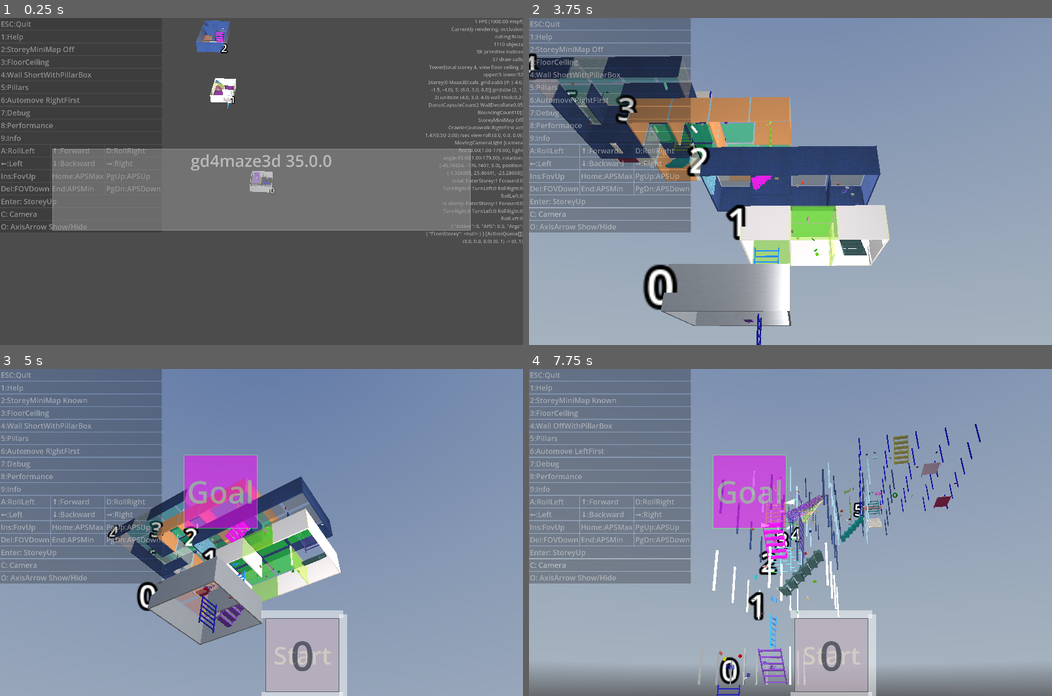
Above: before the commit, frames 1-4 (two rows, left to right).
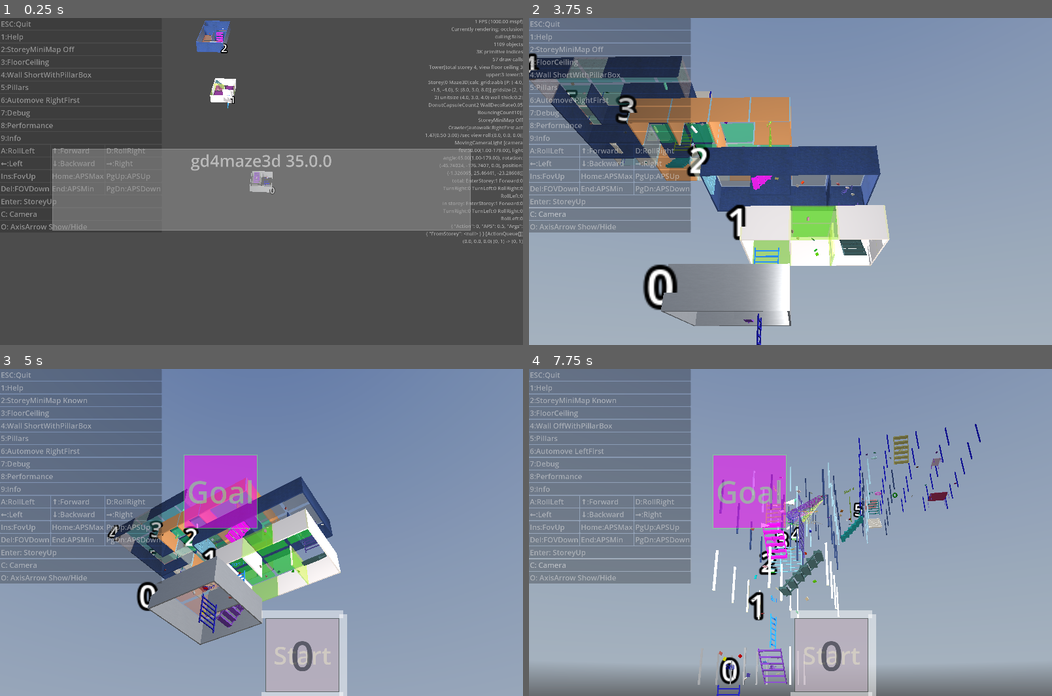
Above: after the commit, the same moments.

Repository: kasworld/gd4maze3d
Game: Godot game, scene res://main.tscn
Same seed, same stepped clock (60 frames per second), same inputs: the game is played once before the commit and once after it. A sky picture missing from this copy of the repository is replaced by a grey-blue gradient.
Inputs (mouse positions are in pixels of both pictures, inside the frame that each line leads up to):
- Up to frame 1 (0.25 s): no input
- Up to frame 2 (3.75 s): click "Enter: StoreyUp" at 0.5 s; click "Enter: StoreyUp" at 1.25 s; tap Enter at 2 s; move the mouse to (905, 165) at 2.02 s; hold Right 2.03-2.78 s; tap Q at 2.1 s; click (905, 165) at 2.17 s; move the mouse to (685, 197) at 2.77 s; hold Down 2.78-3.53 s; tap E at 2.85 s; move the mouse to (842, 109) at 3.52 s; hold Right from 3.53 s (still down); tap 1 at 3.6 s
- Up to frame 3 (5 s): move the mouse to (235, 597) at 4.27 s; release Right at 4.28 s; hold Up from 4.28 s (still down); tap 2 at 4.35 s; click (235, 597) at 4.42 s
- Up to frame 4 (7.75 s): move the mouse to (947, 581) at 5.02 s; release Up at 5.03 s; hold Left 5.03-6.53 s; tap one key every 0.75 s from 5.1 s: 3 4 5 6; move the mouse to (633, 483) at 5.77 s; move the mouse to (816, 532) at 6.52 s; hold Down 6.53-7.28 s; click (816, 532) at 6.67 s; move the mouse to (712, 450) at 7.27 s; hold Right from 7.28 s (still down)

The runs differ from the first frame. In frame 1, less than 0.1% of the frame differs, in the area x 92-100%, y 7-19%; in frame 2, less than 0.1%; in frame 3, less than 0.1%; in frame 4, 0.3%, in the area x 63-81%, y 27-48%.

Commit message:
limit table count

Diff:
--- a/storey/storey.gd
+++ b/storey/storey.gd
@@ -37,10 +37,12 @@
 var DonutCapsuleCount :int = 0
 var WallDecoRate :float = 0
 var BouncingCount :int = 0
+var MaxTableCount :int = 0
 func set_param(grid_size) -> Storey:
 	DonutCapsuleCount = min(100, max(2, grid_size.x*grid_size.y/20.0) )
 	WallDecoRate = 1.0/20.0
 	BouncingCount = 10
+	MaxTableCount = 100
 	return self
 
 var maze3d :Maze3D
@@ -152,28 +154,28 @@
 	$MiniMap.add_obj($StartMark, "Start", start_color, 1, true)
 	$MiniMap.add_obj($EndMark, "Goal", goal_color, 1, true)
 	sw.split("MiniMap")
-	add_table4leg(구석자리목록)
+	for i in min(MaxTableCount,구석자리목록.size()):
+		add_table4leg(구석자리목록[i])
 	add_bouncing(BouncingCount , 크기기준 /20)
 	sw.split("add_bouncing")
 	#print_debug(sw)
 	return self
 
-func add_table4leg(posi_list :Array[Vector2i]) -> void:
+func add_table4leg(posi :Vector2i) -> void:
 	var unit_size := maze3d.calc_grid.unit_size - Vector3(maze3d.WallThick, 0, maze3d.WallThick)
-	for posi in posi_list:
-		var t4l :Table4Leg = preload("res://table_4_leg/table_4_leg.tscn").instantiate()
-		var thick := unit_size.y/50
-		t4l.init(
-			Vector3(unit_size.x * [0.2,0.4,0.6,0.8,1.0].pick_random(), thick, unit_size.z * [0.2,0.4,0.6,0.8,1.0].pick_random()),
-			Vector3(thick, unit_size.y * [0.1,0.2,0.3].pick_random() , thick),
-			RandomColorIter.get_and_next(),RandomColorIter.get_and_next())
-		add_child(t4l)
-		var aabb := maze3d.calc_grid.cell_aabb_by_posi( Vector3i(posi.x, 0, posi.y) ).grow(-maze3d.WallThick)
-		t4l.position = Vector3(
-			CalcGrid3D.CalcAxisAlignInner(aabb, t4l.aabb.size, 0, randi_range(-1,1) ),
-			CalcGrid3D.CalcAxisAlignInner(aabb, t4l.aabb.size, 1, -1 ),
-			CalcGrid3D.CalcAxisAlignInner(aabb, t4l.aabb.size, 2, randi_range(-1,1) )
-			)
+	var t4l :Table4Leg = preload("res://table_4_leg/table_4_leg.tscn").instantiate()
+	var thick := unit_size.y/50
+	t4l.init(
+		Vector3(unit_size.x * randf_range(0.2,1.0), thick, unit_size.z * randf_range(0.2,1.0)),
+		Vector3(thick, unit_size.y * randf_range(0.1,0.5) , thick),
+		RandomColorIter.get_and_next(),RandomColorIter.get_and_next())
+	add_child(t4l)
+	var aabb := maze3d.calc_grid.cell_aabb_by_posi( Vector3i(posi.x, 0, posi.y) ).grow(-maze3d.WallThick)
+	t4l.position = Vector3(
+		CalcGrid3D.CalcAxisAlignInner(aabb, t4l.aabb.size, 0, randi_range(-1,1) ),
+		CalcGrid3D.CalcAxisAlignInner(aabb, t4l.aabb.size, 1, -1 ),
+		CalcGrid3D.CalcAxisAlignInner(aabb, t4l.aabb.size, 2, randi_range(-1,1) )
+		)
 
 var bouncing_list :Array
 func add_bouncing(n :int, radius :float) -> void:
--- a/tower/tower.gd
+++ b/tower/tower.gd
@@ -2,7 +2,7 @@
 class_name Tower
 
 const StoreyUp := 3
-const StoreyDown := 32
+const StoreyDown := 3
 
 const StoreyAnimationDuration := 1.5
 
